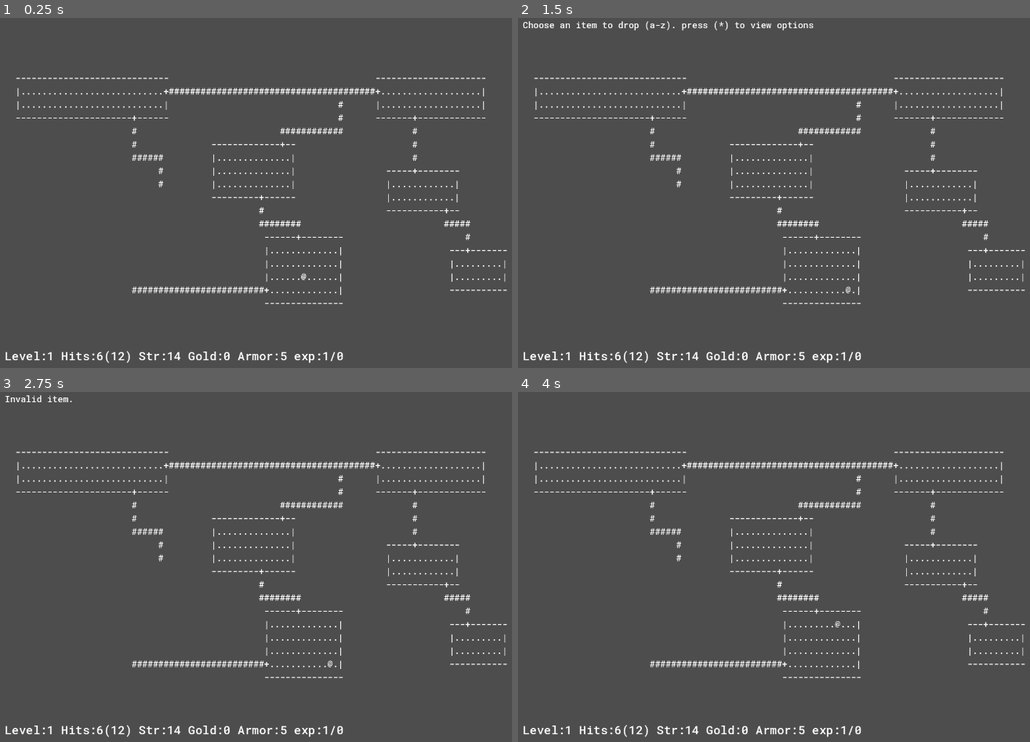
Above: before the commit, frames 1-4 (two rows, left to right).
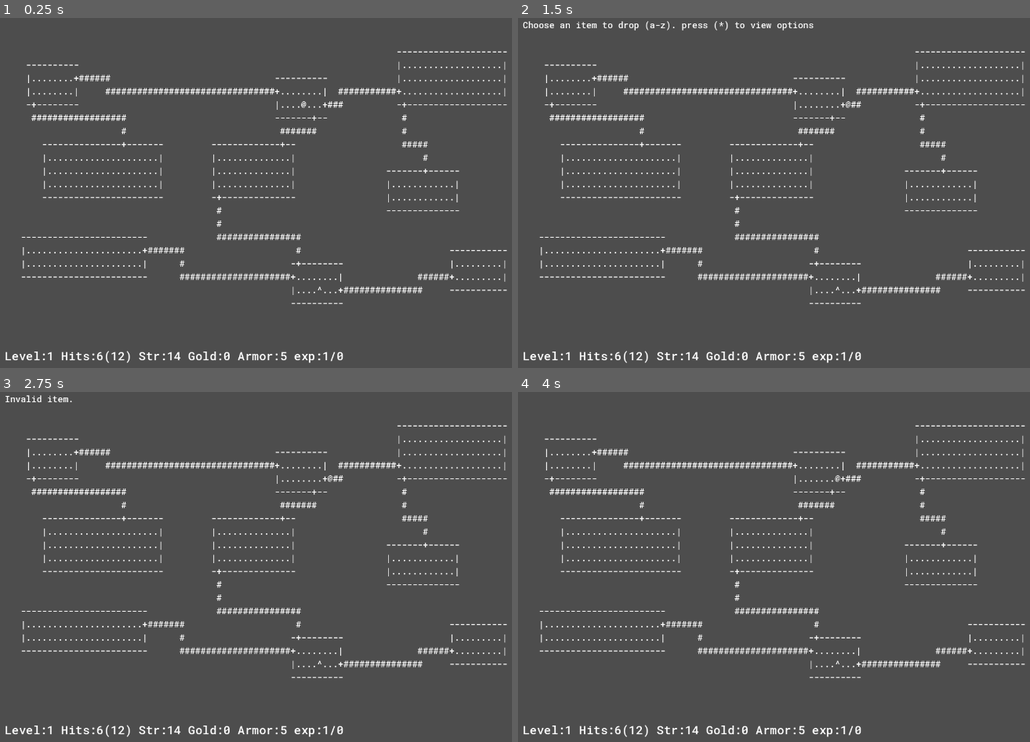
Above: after the commit, the same moments.

Repository: Kristjan-Kessel/GodotRogue
Game: Godot game, scene res://Scenes/main.tscn
The game is run twice, just before and just after one commit, with the same random seed, the same clock (stepped at 60 frames per second) and the same inputs.
Inputs:
- Up to frame 1 (0.25 s): no input
- Up to frame 2 (1.5 s): tap Enter at 0.5 s; hold Right (ui_right) 0.53-1.28 s; tap Space (continue) at 0.6 s; hold Down (ui_down) from 1.28 s (still down); tap D (command_drop) at 1.35 s
- Up to frame 3 (2.75 s): tap Space (continue) at 1.55, 2, 2.3 s; release Down (ui_down) at 2.03 s; hold Right (ui_right) from 2.03 s (still down); tap F (command_find) at 2.1 s
- Up to frame 4 (4 s): tap Space (continue) at 2.75, 3.05, 3.5, 3.8 s; release Right (ui_right) at 2.78 s; hold Up (ui_up) 2.78-3.53 s; tap . (command_rest) at 2.85 s; hold Left (ui_left) from 3.53 s (still down); tap T (command_take_armor_off) at 3.6 s

The runs differ from the first frame. In frame 1, 3.8% of the frame differs, in the area x 3-100%, y 9-82%; in frame 2, 3.8%; in frame 3, 3.8%; in frame 4, 3.8%.

Commit message:
Rework room class for generation

Diff:
--- a/Globals/Constants.gd
+++ b/Globals/Constants.gd
@@ -11,7 +11,7 @@
 const CEILING = "-"
 const DOOR = "+"
 const ITEM = "*"
-const MONSTER = "%"
 const GOLD = "$"
 const TRAP = "&"
 const EMPTY = " "
+const STAIRS = "^"
--- a/Scripts/Level/level_generator.gd
+++ b/Scripts/Level/level_generator.gd
@@ -7,15 +7,14 @@
 const min_room_offset_x = 1
 const min_room_offset_y = 1
 
-#how likely it is for any given room to not existing, 1/room_chance
+# how likely it is for any given room to not existing, 1/room_chance
 const room_chance = 20
 const max_missing_rooms = 3
 
-
-static func generate_level() -> Array:
+static func generate_level(player: Node) -> Array:
 	var map = []
 	var room_grid = [[null,null,null],[null,null,null],[null,null,null]]
-	var room_vector_list = []
+	var room_list = []
 
 	for y in range(Globals.map_height):
 		var row = []
@@ -23,42 +22,38 @@
 			row.append(Constants.EMPTY);
 		map.append(row)
 
-	# list of rooms
-	# if chance work then remove one random room that not importante
-	# select randomly room for player spawn, select room for exit spawn
-
 	var loop_count = 0
-	var player_room = Globals.level_rng.randi_range(0,8)
-	var exit_room = Globals.level_rng.randi_range(0,8)
 	var missing_room_count = 0
 
-	var potential_rooms = []
 	var valid_rooms = []
 	for y in range(3):
 		for x in range(3):
-			var room = PotentialRoom.new(x,y)
-			potential_rooms.append(room)
+			var room = Room.new()
+			room.grid_position.x = x
+			room.grid_position.y = y
+			room_list.append(room)
 			valid_rooms.append(room)
 
 	for i in range(max_missing_rooms):
-		if Globals.level_rng.randi_range(1,room_chance):
+		if Globals.level_rng.randi_range(1,room_chance) == 1:
 			var room = valid_rooms[Globals.level_rng.randi_range(0,valid_rooms.size()-1)]
 			room.skip = true
 			valid_rooms.erase(room)
 
-	valid_rooms[Globals.level_rng.randi_range(0,valid_rooms.size()-1)].is_player_room = true
+	var player_room = valid_rooms[Globals.level_rng.randi_range(0,valid_rooms.size()-1)]
+	player_room.is_player_room = true
+	valid_rooms.erase(player_room)
 	valid_rooms[Globals.level_rng.randi_range(0,valid_rooms.size()-1)].is_exit_room = true
 
-	for proom in potential_rooms:
+	for room in room_list:
 		var max_width = Globals.map_width/3
 		var max_height = Globals.map_height/3
-		var start_x = Globals.map_width/3*proom.x
-		var start_y = Globals.map_height/3*proom.y
-
-		var room
-
-		if proom.skip:
-			room = Rect2(Globals.level_rng.randi_range(start_x,start_x+max_width-1),Globals.level_rng.randi_range(start_y,start_y+max_height-1),1,1)
+		var start_x = Globals.map_width/3*room.grid_position.x
+		var start_y = Globals.map_height/3*room.grid_position.y
+
+		if room.skip:
+			room.position.x = Globals.level_rng.randi_range(start_x,start_x+max_width-1)
+			room.position.y = Globals.level_rng.randi_range(start_y,start_y+max_height-1)
 			missing_room_count += 1
 		else:
 			var x_offset = Globals.level_rng.randi_range(min_room_offset_x,max_width-min_room_width)
@@ -69,27 +64,33 @@
 			max_width -= x_offset
 			max_height -= y_offset
 
-			var width = Globals.level_rng.randi_range(min_room_width,max_width)
-			var height = Globals.level_rng.randi_range(min_room_height,max_height)
-
-			room = Rect2(start_x,start_y,width,height)
-
-		if !proom.skip:
+			room.position.x = start_x
+			room.position.y = start_y
+			room.size.x = Globals.level_rng.randi_range(min_room_width,max_width)
+			room.size.y = Globals.level_rng.randi_range(min_room_height,max_height)
+
+		if !room.skip:
 			generate_room(map,room)
 
-		if proom.is_player_room:
+		if room.is_player_room:
 			map[start_y+room.size.y/2][start_x+room.size.x/2] = Constants.PLAYER
-		room_grid[proom.y][proom.x] = room
-		room_vector_list.append(Vector2(proom.x,proom.y))
+
+		if room.is_exit_room:
+			map[start_y+room.size.y/2][start_x+room.size.x/2] = Constants.STAIRS
+
+		room_grid[room.grid_position.y][room.grid_position.x] = room
 		loop_count+=1
 
-	select_and_generate_corridors(map,room_grid,room_vector_list)
+	select_and_generate_corridors(map,room_grid,room_list)
+
+	# Spawn enemies and items
+
 
 	return map
 
-static func select_and_generate_corridors(map: Array, room_grid: Array, room_vector_list: Array):
-	var orphan_rooms = Array(room_vector_list)
-	var current_room = room_vector_list[Globals.level_rng.randi_range(0,room_vector_list.size()-1)]
+static func select_and_generate_corridors(map: Array, room_grid: Array, room_list: Array):
+	var orphan_rooms = Array(room_list)
+	var current_room = room_list[Globals.level_rng.randi_range(0,room_list.size()-1)]
 	var connected_rooms = []
 	var initial_path_length = 1
 	orphan_rooms.erase(current_room)
@@ -104,21 +105,17 @@
 				orphan_rooms.erase(orphan)
 				connected_rooms.append(orphan)
 
-static func get_valid_neighbouring_rooms(room_vector_list: Array, room: Vector2) -> Array:
+static func get_valid_neighbouring_rooms(room_list: Array, room: Room) -> Array:
 	var valid_rooms = []
-	for i in room_vector_list:
-		var distance = abs((i-room))
+	for i in room_list:
+		var distance = abs((i.grid_position-room.grid_position))
 		if distance == Vector2(1,0) || distance == Vector2(0,1):
 			valid_rooms.append(i)
 
 	return valid_rooms
 
-
-static func generate_corridor_between_rooms(map: Array, rooms: Array, start_vector: Vector2, end_vector: Vector2):
-	var start_room: Rect2 = rooms[start_vector.y][start_vector.x]
-	var end_room: Rect2 = rooms[end_vector.y][end_vector.x]
-
-	var is_horizontal = start_vector.x != end_vector.x
+static func generate_corridor_between_rooms(map: Array, rooms: Array, start_room: Room, end_room: Room):
+	var is_horizontal = start_room.grid_position.x != end_room.grid_position.x
 
 	var start = Vector2(0,0)
 	var end = Vector2(0,0)
@@ -126,7 +123,7 @@
 	if is_horizontal:
 		start.y = Globals.level_rng.randi_range(start_room.position.y+1,start_room.position.y+start_room.size.y-2)
 		end.y = Globals.level_rng.randi_range(end_room.position.y+1,end_room.position.y+end_room.size.y-2)
-		var dir = end_vector.x-start_vector.x
+		var dir = end_room.grid_position.x-start_room.grid_position.x
 		if dir>0:
 			start.x = start_room.position.x+start_room.size.x-1
 			end.x = end_room.position.x
@@ -136,7 +133,7 @@
 	else:
 		start.x = Globals.level_rng.randi_range(start_room.position.x+1,start_room.position.x+start_room.size.x-2)
 		end.x = Globals.level_rng.randi_range(end_room.position.x+1,end_room.position.x+end_room.size.x-2)
-		var dir = end_vector.y-start_vector.y
+		var dir = end_room.grid_position.y-start_room.grid_position.y
 		if dir>0:
 			start.y = start_room.position.y+start_room.size.y-1
 			end.y = end_room.position.y
@@ -144,15 +141,16 @@
 			start.y = start_room.position.y
 			end.y = end_room.position.y+end_room.size.y-1
 
-	if start_room.size.y==1:
+	if start_room.skip:
 		start.y = start_room.position.y
 		start.x = start_room.position.x
-	if end_room.size.y==1:
+	if end_room.skip:
 		end.y = end_room.position.y
 		end.x = end_room.position.x
 
 	#draw_corridor_randomly(start,end,map,is_horizontal)
 	draw_corridor_shaped(start,end,map,is_horizontal)
+
 
 static func draw_corridor_shaped(start: Vector2, end: Vector2, map: Array, is_horizontal:bool):
 	var cursor = start
@@ -259,7 +257,7 @@
 	else:
 		map[cursor.y][cursor.x] = Constants.CORRIDOR
 
-static func generate_room(map: Array, room: Rect2):
+static func generate_room(map: Array, room: Room):
 	for y in range(room.size.y):
 		for x in range(room.size.x):
 			if(y == 0 || y==room.size.y-1):
@@ -268,6 +266,24 @@
 				map[room.position.y+y][room.position.x+x] = Constants.WALL
 			else:
 				map[room.position.y+y][room.position.x+x] = Constants.FLOOR
+
+static func get_ascii_from_file(file_name: String) -> Array:
+	var path = "res://Test Levels/" + file_name
+	var result = []
+	var longest = 0
+	if FileAccess.file_exists(path):
+		var file = FileAccess.open(path, FileAccess.READ)
+		while !file.eof_reached():
+			var line = file.get_line()
+			var char_array = line.split("", false)
+			if line.length() > longest:
+				longest = line.length()
+			line.rpad(longest, " ")
+			result.append(char_array)
+		file.close()
+	else:
+		print("File does not exist: " + path)
+	return result
 
 static func convert_ascii_to_tiles(ascii_map: Array, player: Node) -> Array:
 	var tile_map = []
@@ -293,8 +309,10 @@
 					player.position = Vector2(x,y);
 					tile.entity = player
 				Constants.GOLD:
-					tile = Tile.new("FLOOR",true,Constants.FLOOR,false, id, Vector2(x,y))
+					tile = Tile.new("FLOOR",true,Constants.FLOOR, false, id, Vector2(x,y))
 					tile.item = Gold.new()
+				Constants.STAIRS:
+					tile = Tile.new("STAIRS",true,Constants.STAIRS, false, id, Vector2(x,y))
 				"&":
 					tile = Tile.new("FLOOR",true,Constants.FLOOR,false, id, Vector2(x,y))
 					var enemy = EnemyData.new(Vector2(x,y),"res://Scripts/Enemies/goblin.tscn")
@@ -305,22 +323,3 @@
 			id += 1
 		tile_map.append(row)
 	return [tile_map,enemies]
-
-static func get_ascii_from_file(file_name: String) -> Array:
-	var path = "res://Test Levels/" + file_name
-	var result = []
-	var longest = 0
-	if FileAccess.file_exists(path):
-		var file = FileAccess.open(path, FileAccess.READ)
-		while !file.eof_reached():
-			var line = file.get_line()
-			var char_array = line.split("", false)
-			if line.length() > longest:
-				longest = line.length()
-			line.rpad(longest, " ")
-			result.append(char_array)
-		file.close()
-	else:
-		print("File does not exist: " + path)
-
-	return result
--- a/Scripts/Level/potential_room.gd
+++ /dev/null
@@ -1,13 +0,0 @@
-extends Node
-class_name PotentialRoom
-
-var x: int
-var y: int
-
-var is_player_room = false
-var is_exit_room = false
-var skip = false
-
-func _init(_x: int, _y:int) -> void:
-	x = _x
-	y = _y
--- /dev/null
+++ b/Scripts/Level/room.gd
@@ -0,0 +1,11 @@
+extends Node
+class_name Room
+
+var grid_position: Vector2 = Vector2(0,0)
+var position: Vector2 = Vector2(0,0)
+var size: Vector2 = Vector2(0,0)
+var tiles = []
+
+var is_player_room = false
+var is_exit_room = false
+var skip = false
--- a/Scripts/Player/player.gd
+++ b/Scripts/Player/player.gd
@@ -214,12 +214,10 @@
 	var hit = Globals.rng.randi_range(1,20)
 	var crit = hit == 20
 	var hit_bonus = weapon_item.bonus_attack + stats.get_attack()
-	print("%d + %d" % [hit, hit_bonus])
 	hit += hit_bonus
 
 	if hit>=enemy.armor || crit:
 		var damage = Globals.rng.randi_range(1,weapon_item.dice)
-		print("damage: %d + %d" % [damage, hit_bonus])
 		damage += hit_bonus
 		enemy.health -= damage
 		if crit:
--- a/Scripts/main.gd
+++ b/Scripts/main.gd
@@ -75,7 +75,7 @@
 	render_map()
 
 func new_level():
-	var ascii_map = LevelGenerator.generate_level()
+	var ascii_map = LevelGenerator.generate_level(player)
 	var level_data = LevelGenerator.convert_ascii_to_tiles(ascii_map, player)
 	map_data = level_data[0]
 	spawn_enemies_from_list(level_data[1])
@@ -239,8 +239,7 @@
 		var left_tile = get_tile(player.position + left_direction)
 		var right_tile = get_tile(player.position + right_direction)
 
-
-
+		# Makes it so the player always starts moving
 		if !bypass_important:
 			if left_tile != null && left_tile.is_interesting():
 				break
@@ -253,6 +252,7 @@
 		last_tile = get_tile(player.position)
 		var moved = move_player(new_position)
 
+		# Check if player is at a corridor intersection
 		if next_tile.type == "CORRIDOR":
 			var walkable_directions = 0
 			for ntile in get_tile_neighbours(next_tile):
@@ -261,6 +261,7 @@
 			if walkable_directions > 1:
 				break
 
+		# Makes the player continue through corridor turns
 		if !moved:
 			if get_tile(player.position).type == "CORRIDOR":
 				if left_tile.is_walkable:
Renamed: Scripts/Level/potential_room.gd.uid -> Scripts/Level/room.gd.uid
